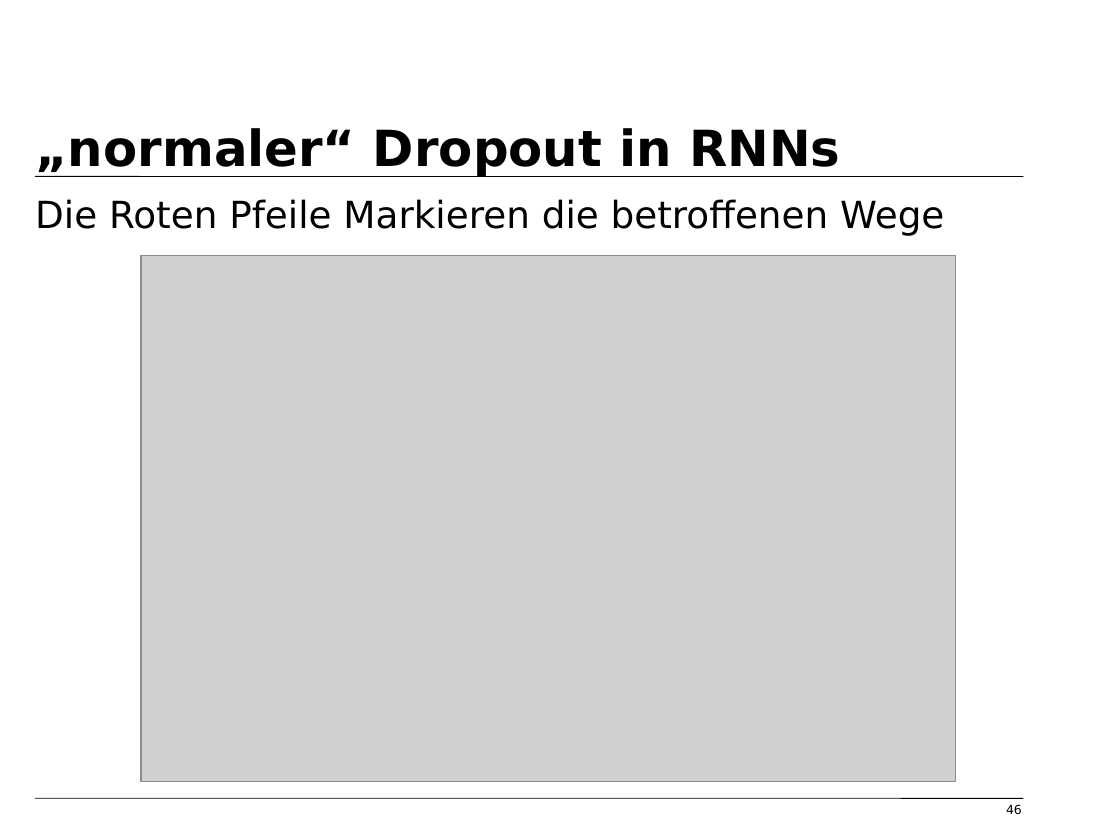
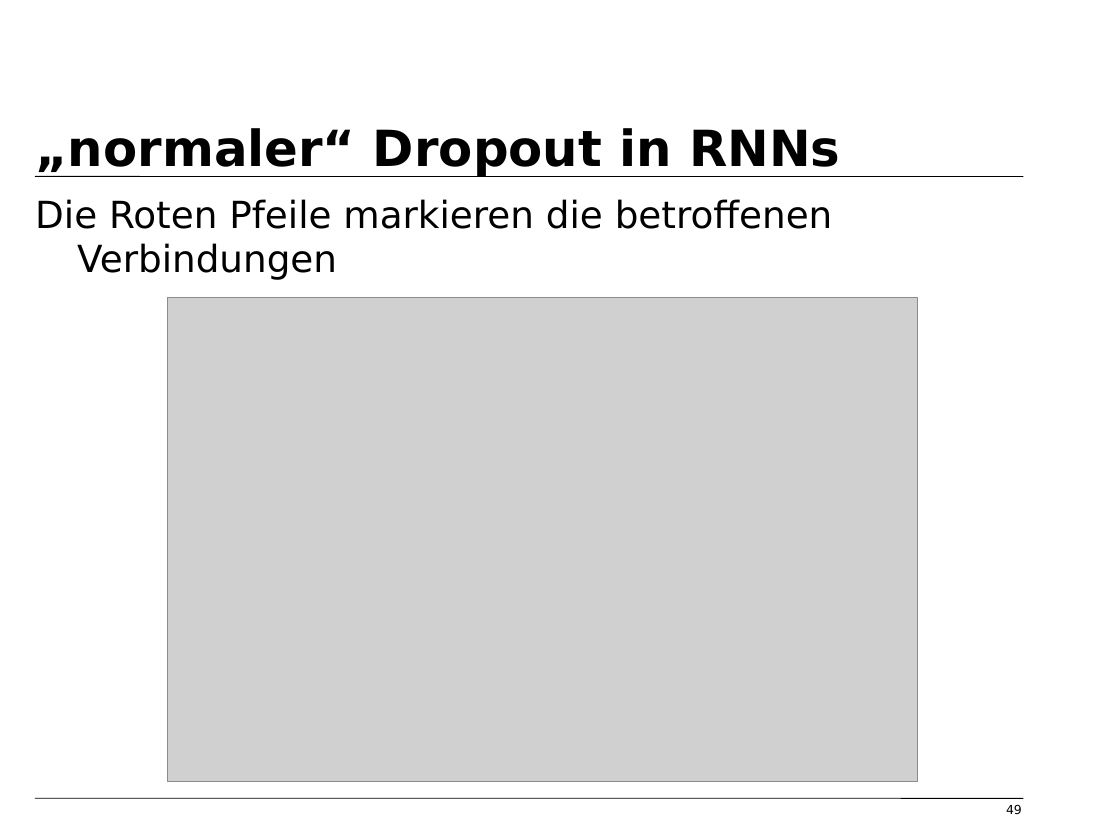
Before and after one commit to tfassbender/deep_learning_team_rnn, a slide deck: slide 49 of vorlesung/vorlesung_rnn_tobias_marvin.odp (slide 46 before the commit). Drawn at 1120x840 pixels with LibreOffice and Linux fonts; fonts in the diff are those of the drawing; grey boxes stand for pictures; background and template pictures are left out. Boxes give left, top, right and bottom in pixels: in the first picture for what was removed or moved away, otherwise in the second. Text is boxed around its words. In the diff, an @@ line names an element or a change of style, - is before the commit and + after.

```diff
--- a/vorlesung/vorlesung_rnn_tobias_marvin.odp
+++ b/vorlesung/vorlesung_rnn_tobias_marvin.odp
@@ text at box(35, 199, 833, 280): text changed @@
-Die Roten Pfeile Markieren die betroffenen Wege
+Die Roten Pfeile markieren die betroffenen Verbindungen
@@ picture: place and size @@
-picture at box(141, 255, 956, 781)
+picture at box(168, 298, 917, 782)
@@ page number at box(1006, 804, 1022, 814): text changed @@
-46
+49
```
Also in this commit, not shown: 6 other slides changed, 6 slides added, 1 slide removed, 3 other files.
